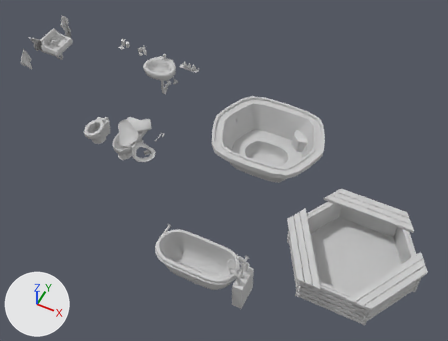
A saved change to the Blender file GGJ2019/Blends/bathroom_props_broken.blend.
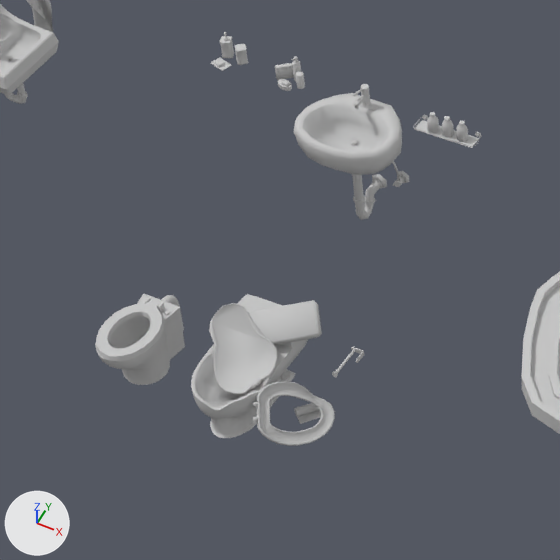
There are two pictures of each version: one whole from a 50 mm lens placed at (7.21, -9.19, 11.76), pointed at (2.9, -0.55, 0.96), one close up on the part from 12% to 50% of the width and 8% to 58% of the height. Arrows for +X, +Y and +Z are at lower left; the lights stay in place.
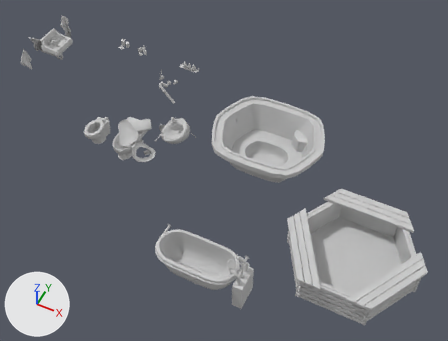
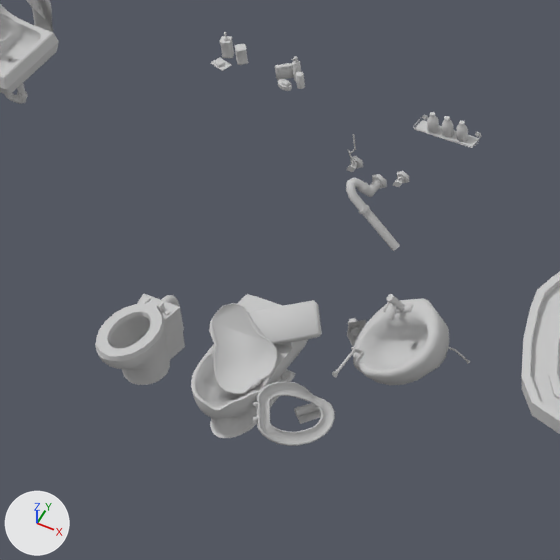
Location of each change, (x1, y1, x2, y2) in pixels of the close-ups (560 x 560 px; the box of a moved part takes in the faces that stretch with it):
'Box01', reshaped (7% wider, 84% taller): before (293, 84, 409, 220); after (346, 134, 470, 385)
part 1 of me_untitled_002, moved or reshaped: before (293, 93, 402, 175); after (353, 298, 449, 385)
part 2 of me_untitled_002, moved or reshaped: before (351, 173, 362, 177); after (348, 318, 357, 325)
part 3 of me_untitled_002, moved or reshaped (not visible before): after (349, 325, 362, 338)
part 4 of me_untitled_002, moved or reshaped (not visible before): after (347, 320, 366, 346)
part 5 of me_untitled_002, moved or reshaped: before (353, 196, 366, 204); after (358, 205, 370, 214)
part 6 of me_untitled_002, moved or reshaped: before (351, 140, 359, 146); after (410, 341, 417, 349)
part 7 of me_untitled_002, moved or reshaped: before (353, 95, 366, 108); after (388, 305, 397, 321)
part 8 of me_untitled_002, moved or reshaped: before (361, 84, 370, 106); after (387, 294, 405, 312)
part 9 of me_untitled_002, moved or reshaped: before (354, 98, 379, 111); after (395, 304, 413, 313)
part 10 of me_untitled_002, moved or reshaped: before (353, 89, 362, 96); after (383, 302, 390, 312)
part 11 of me_untitled_002, moved or reshaped: before (352, 175, 382, 220); after (346, 178, 400, 251)
part 12 of me_untitled_002, moved or reshaped: before (392, 161, 400, 177); after (448, 347, 469, 362)
part 13 of me_untitled_002, moved or reshaped: before (364, 198, 375, 205); after (358, 183, 369, 192)

What changed in the scene script:
```text
Change me_untitled_002:
    where me_untitled_002.from_pydata(...)  # 630 vertices, 1087 faces; spans x -16.4..16.4, y -70.3..-43.3, z -53.7..-6.8
    used by ob_box01; location = (0.222, 2.637, 2.194); scale = (0.0254, 0.0254, 0.0254)
    me_untitled_002 part 1: the loose piece of 124 vertices spanning x -16.4..16.4, y -70.3..-43.3, z -26.3..-13.9 is multiplied about its middle by the matrix ((0.891, -0.19, -0.413), (0.023, 0.926, -0.376), (0.454, 0.326, 0.83)), then moved by (27.9, -22.0, -55.1)
    me_untitled_002 part 2: the loose piece of 12 vertices spanning x -1.4..1.7, y -57.5..-54.0, z -33.8..-29.4 is multiplied about its middle by the matrix ((0.198, 0.755, 0.626), (-0.227, 0.656, -0.72), (-0.954, 0.0, 0.301)), then moved by (3.1, -14.5, -52.7)
    me_untitled_002 part 3: the loose piece of 12 vertices spanning x -1.7..2.0, y -57.9..-53.6, z -29.8..-26.3 is multiplied about its middle by the matrix ((0.198, 0.755, 0.626), (-0.227, 0.656, -0.72), (-0.954, 0.0, 0.301)), then moved by (5.3, -17.1, -55.1)
    me_untitled_002 part 4: the loose piece of 10 vertices spanning x -4.1..4.3, y -58.9..-52.3, z -28.0..-25.8 is multiplied about its middle by the matrix ((0.198, 0.755, 0.626), (-0.227, 0.656, -0.72), (-0.954, 0.0, 0.301)), then moved by (6.2, -17.9, -55.9)
    me_untitled_002 part 5: the loose piece of 12 vertices spanning x -1.5..1.8, y -57.6..-53.8, z -44.4..-43.4 is turned 137.6 degrees about the y axis through its middle, then moved by (1.4, 0.0, -3.7)
    me_untitled_002 part 6: the loose piece of 32 vertices spanning x -1.4..1.4, y -56.3..-53.6, z -22.8..-22.6 is multiplied about its middle by the matrix ((0.891, -0.19, -0.413), (0.023, 0.926, -0.376), (0.454, 0.326, 0.83)), then moved by (28.6, -21.2, -54.0)
    me_untitled_002 part 7: the loose piece of 12 vertices spanning x -0.8..0.9, y -52.9..-47.5, z -10.7..-9.3 is multiplied about its middle by the matrix ((0.891, -0.19, -0.413), (0.023, 0.926, -0.376), (0.454, 0.326, 0.83)), then moved by (22.5, -26.3, -54.6)
    me_untitled_002 part 8: the loose piece of 20 vertices spanning x -1.2..1.3, y -48.2..-45.9, z -13.7..-6.8 is multiplied about its middle by the matrix ((0.891, -0.19, -0.413), (0.023, 0.926, -0.376), (0.454, 0.326, 0.83)), then moved by (22.0, -26.4, -53.5)
    me_untitled_002 part 9: the loose piece of 16 vertices spanning x -3.5..3.6, y -48.4..-45.7, z -14.0..-12.9 is multiplied about its middle by the matrix ((0.891, -0.19, -0.413), (0.023, 0.926, -0.376), (0.454, 0.326, 0.83)), then moved by (23.3, -25.2, -53.0)
    me_untitled_002 part 10: the loose piece of 12 vertices spanning x -1.5..0.0, y -51.5..-47.8, z -7.8..-7.1 is multiplied about its middle by the matrix ((0.891, -0.19, -0.413), (0.023, 0.926, -0.376), (0.454, 0.326, 0.83)), then moved by (21.4, -27.3, -55.2)
    me_untitled_002 part 11: the loose piece of 72 vertices spanning x -1.3..1.6, y -57.1..-44.1, z -53.7..-28.1 is turned 137.6 degrees about the y axis through its middle, then moved by (3.5, 0.0, -8.9)
    me_untitled_002 part 12: the loose piece of 18 vertices spanning x 4.4..9.4, y -52.4..-45.2, z -40.0..-23.1 is multiplied about its middle by the matrix ((0.783, 0.003, -0.622), (0.032, 0.998, 0.045), (0.621, -0.056, 0.781)), then moved by (29.5, -21.5, -48.7)
    me_untitled_002 part 13: the loose piece of 12 vertices spanning x -1.5..1.8, y -52.1..-48.4, z -49.2..-48.1 is turned 137.6 degrees about the y axis through its middle, then moved by (-1.8, 0.0, 4.5)
```
